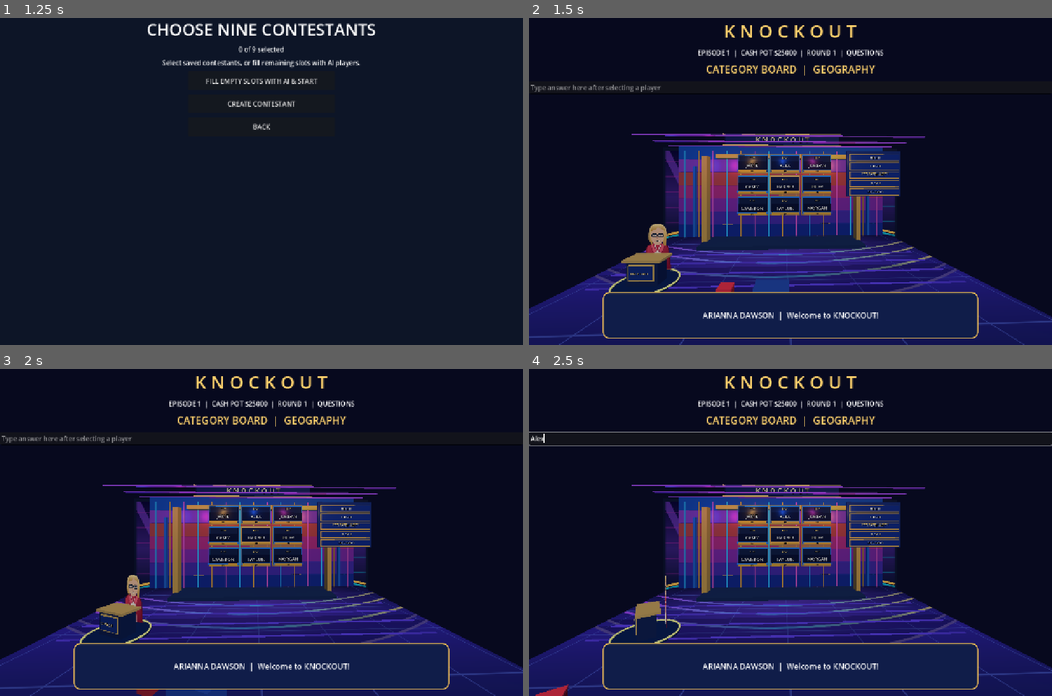
Above: before the commit, frames 1-4 (two rows, left to right).
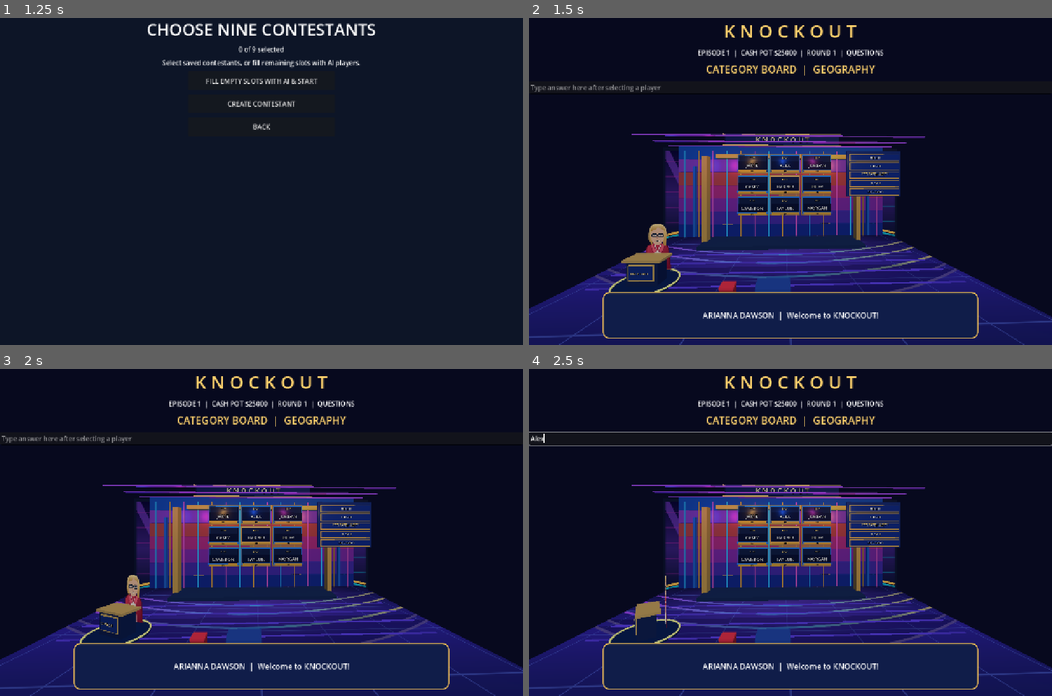
Above: after the commit, the same moments.

Repository: Becksploder2/Knockout
Game: Godot game, scene res://scenes/launcher.tscn
Same seed, same stepped clock (60 frames per second), same inputs: the game is played once before the commit and once after it.
Inputs (mouse positions are in pixels of both pictures, inside the frame that each line leads up to):
- Up to frame 1 (1.25 s): click "PLAY KNOCKOUT" at 0.5 s
- Up to frame 2 (1.5 s): click "FILL EMPTY SLOTS WITH AI & ST…" at 1.25 s
- Up to frame 3 (2 s): no input
- Up to frame 4 (2.5 s): click (790, 437) at 2.02 s; type "Alex" at 2.1 s

Frame 1 is identical in both runs. In frame 2, less than 0.1% of the frame differs, in the area x 35-50%, y 79-84%; in frame 3, 0.7%, in the area x 26-50%, y 79-100%; in frame 4, 0.5%.

Commit message:
Keep Arianna and her lectern together on rotating dais; leave other podiums fixed

Diff:
--- a/Main.gd
+++ b/Main.gd
@@ -1075,9 +1075,6 @@
 	lectern_logo.font_size = 60
 	lectern_logo.modulate = Color("#ffe5a0")
 	studio_root.add_child(lectern_logo)
-	_studio_box(Vector3(-3.5, 0.65, 5), Vector3(0.85, 1.3, 0.85), Color("#b8242f"))
-	_studio_box(Vector3(-3.5, 1.36, 5), Vector3(0.9, 0.15, 0.9), Color("#ff3344"))
-	_studio_box(Vector3(-0.6, 0.6, 5), Vector3(2.2, 1.7, 1.5), Color("#244aa2"))
 	# Arianna Dawson: procedural 3D host avatar, visible behind the left podium.
 	if not _studio_texture_panel("res://knockout_concept_assets/arianna_game.svg", Vector3(-10.6, 2.7, 0.6), Vector2(2.9, 4.3), true):
 		_build_arianna_avatar(Vector3(-10.6, 0.0, 0.6))
@@ -1090,6 +1087,10 @@
 			host_pieces.append(child)
 	for piece in host_pieces:
 		piece.reparent(arianna_turntable, true)
+	# Other stage podiums are fixed; only Arianna and her lectern rotate.
+	_studio_box(Vector3(-3.5, 0.65, 5), Vector3(0.85, 1.3, 0.85), Color("#b8242f"))
+	_studio_box(Vector3(-3.5, 1.36, 5), Vector3(0.9, 0.15, 0.9), Color("#ff3344"))
+	_studio_box(Vector3(-0.6, 0.6, 5), Vector3(2.2, 1.7, 1.5), Color("#244aa2"))
 	_studio_texture_panel("res://knockout_concept_assets/studio_game.svg", Vector3(0, 6.0, -11.65), Vector2(34.0, 13.0), false)
 
 func _studio_box(pos: Vector3, dimensions: Vector3, color: Color) -> void:
